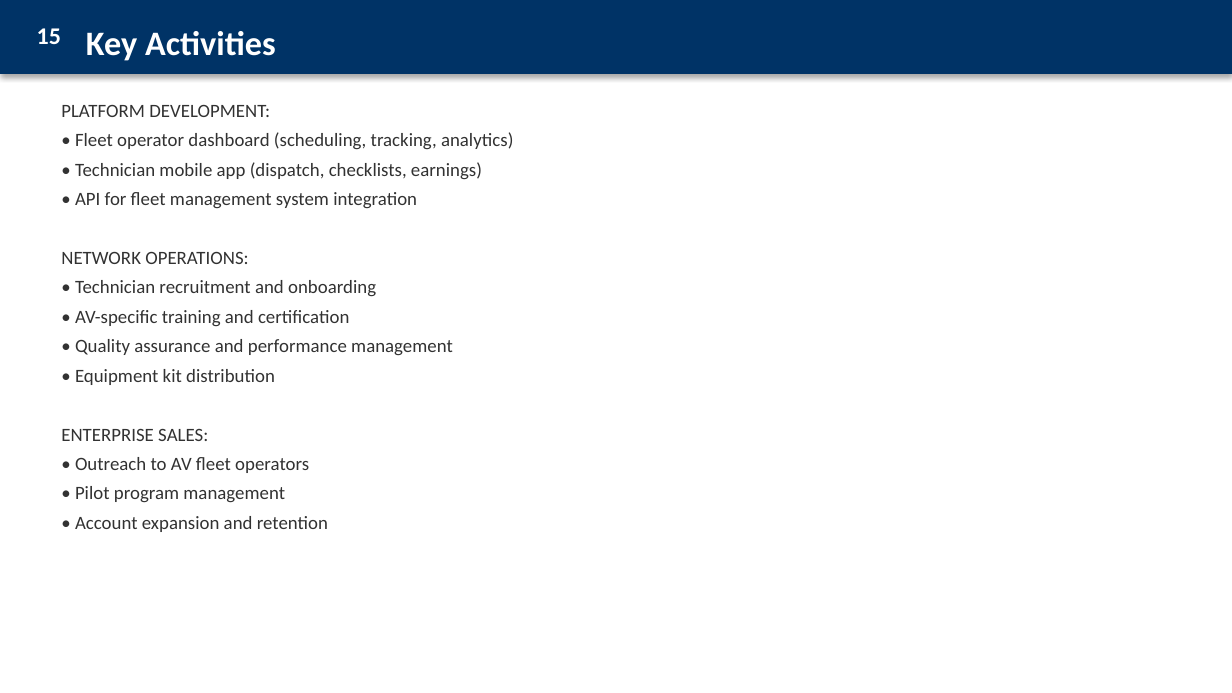
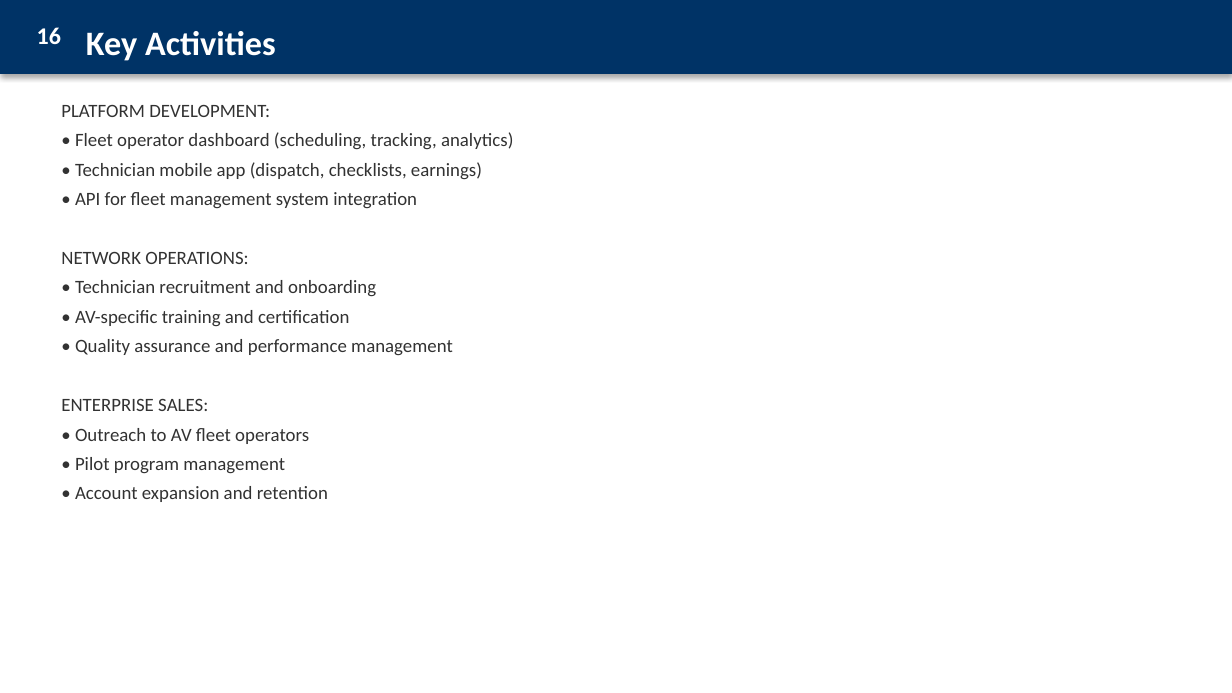
Before and after one commit to TidyTails/motra-landing, a slide deck: slide 17 of pitch/MOTRA-Business-Plan.pptx (slide 16 before the commit). Drawn at 1232x693 pixels with LibreOffice and Linux fonts; fonts in the diff are those of the drawing. Boxes give left, top, right and bottom in pixels: in the first picture for what was removed or moved away, otherwise in the second. Text is boxed around its words. In the diff, an @@ line names an element or a change of style, - is before the commit and + after.

```diff
--- a/pitch/MOTRA-Business-Plan.pptx
+++ b/pitch/MOTRA-Business-Plan.pptx
@@ text at box(37, 27, 61, 44): text changed @@
-15
+16
@@ text at box(75, 369, 275, 385): paragraph removed @@
-• Equipment kit distribution
```
Also in this commit, not shown: 6 other slides changed, 1 slide added, 1 other file.
